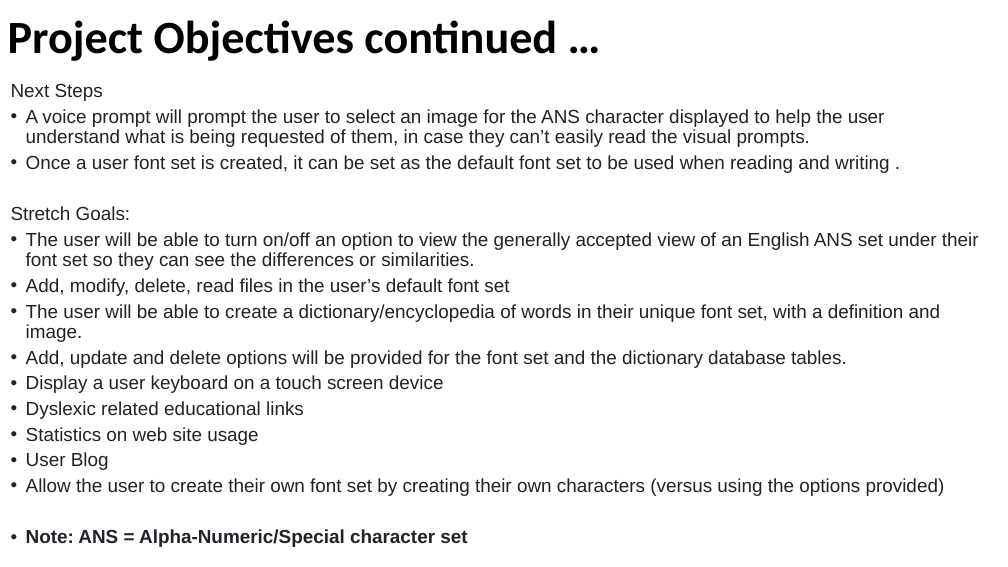
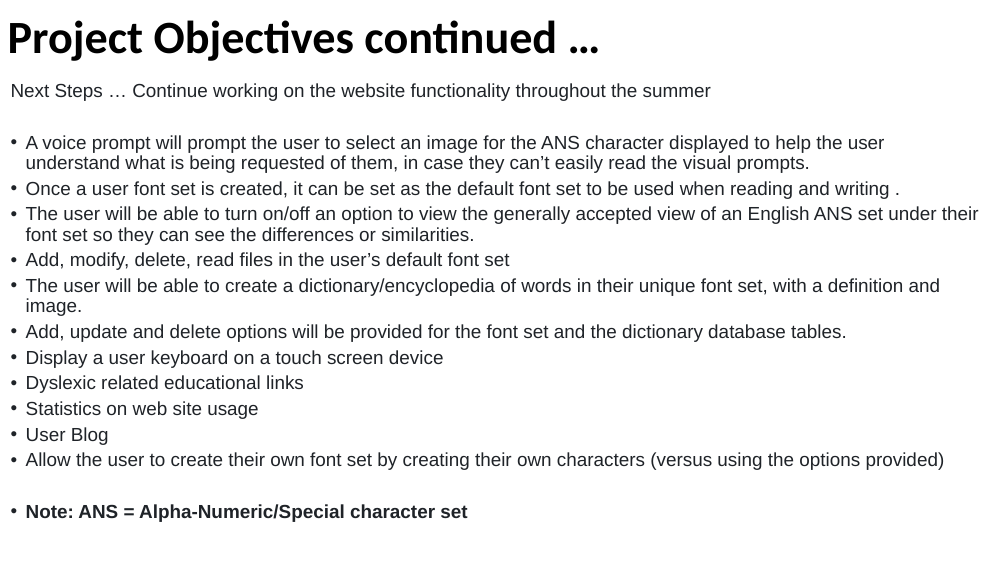
Before and after one commit to kdanedesigns/InclusiveAlphabet, a slide deck: slide 3 of documents/InclusiveAlphabetCapstonePresentation20230613.pptx. Drawn at 1008x567 pixels with LibreOffice and Linux fonts; fonts in the diff are those of the drawing. Boxes give left, top, right and bottom in pixels: in the first picture for what was removed or moved away, otherwise in the second. Text is boxed around its words. In the diff, an @@ line names an element or a change of style, - is before the commit and + after.

```diff
--- a/documents/InclusiveAlphabetCapstonePresentation20230613.pptx
+++ b/documents/InclusiveAlphabetCapstonePresentation20230613.pptx
@@ text at [11,83,711,101]: text changed @@
-  Next Steps
+  Next Steps … Continue working on the website functionality throughout the summer
@@ text at [11,206,131,220]: paragraph removed @@
-  Stretch Goals:
```
Also in this commit, not shown: 5 other slides changed, 12 slides added, 1 slide removed.
